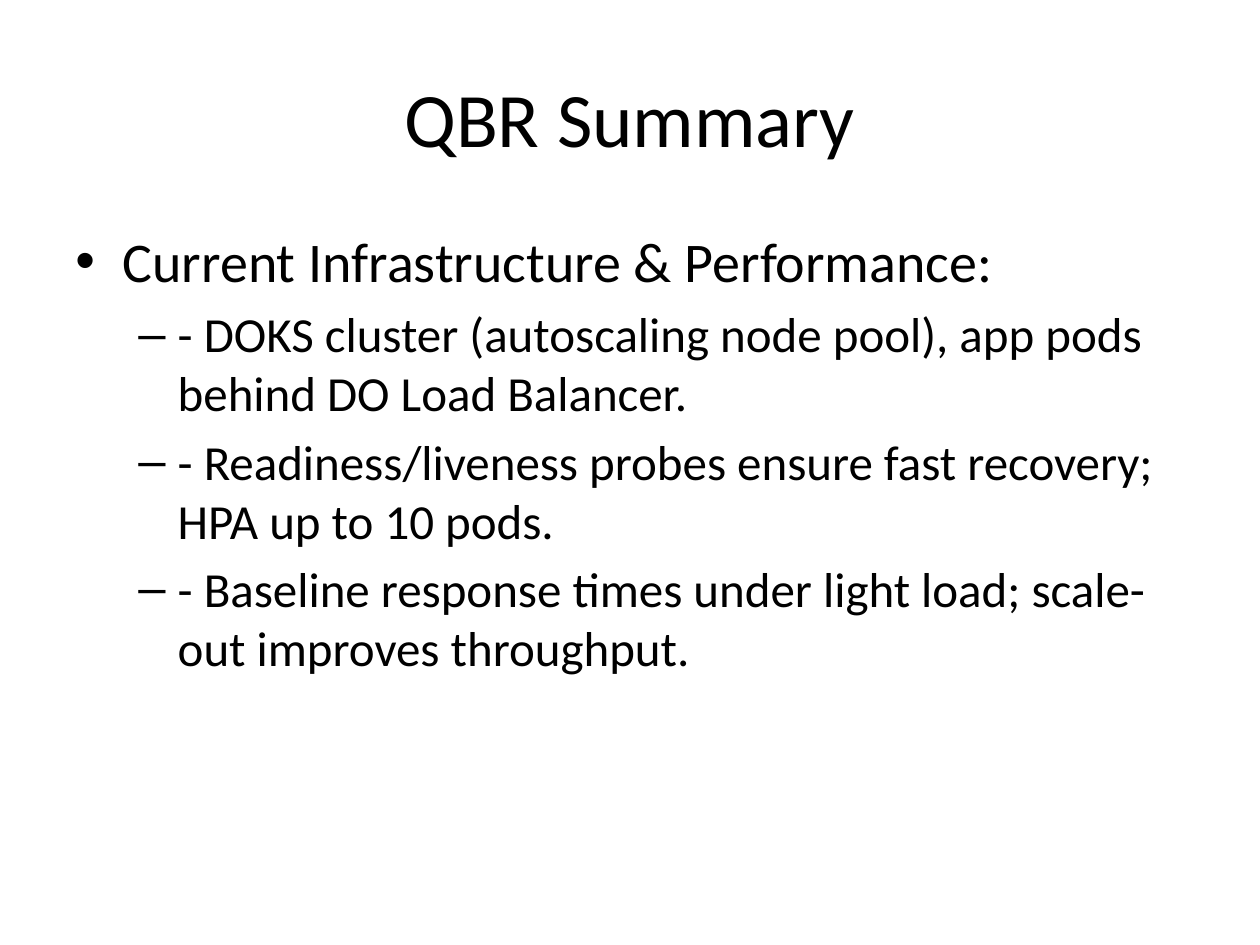
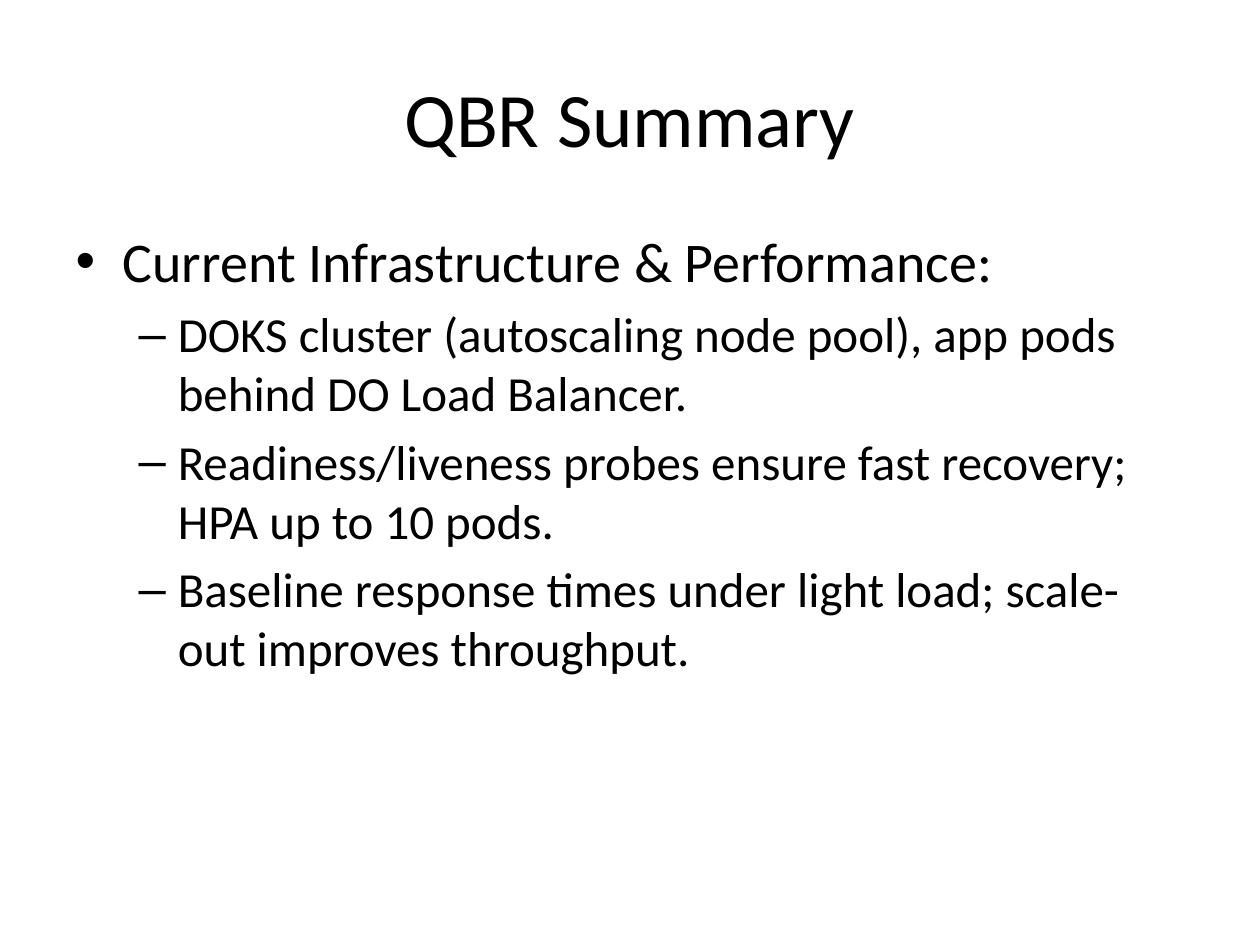
Before and after one commit to qf-devops/do-doks-saas, a slide deck: slide 4 of DOKS-SaaS-Deliverable.pptx. Drawn at 1260x945 pixels with LibreOffice and Linux fonts; fonts in the diff are those of the drawing. Boxes give left, top, right and bottom in pixels: in the first picture for what was removed or moved away, otherwise in the second. Text is boxed around its words. In the diff, an @@ line names an element or a change of style, - is before the commit and + after.

```diff
--- a/DOKS-SaaS-Deliverable.pptx
+++ b/DOKS-SaaS-Deliverable.pptx
@@ text at [178,316,1126,675]: text changed @@
-  – - DOKS cluster (autoscaling node pool), app pods behind DO Load Balancer.
-  – - Readiness/liveness probes ensure fast recovery; HPA up to 10 pods.
-  – - Baseline response times under light load; scale-out improves throughput.
+  – DOKS cluster (autoscaling node pool), app pods behind DO Load Balancer.
+  – Readiness/liveness probes ensure fast recovery; HPA up to 10 pods.
+  – Baseline response times under light load; scale-out improves throughput.
```
Also in this commit, not shown: 3 other slides changed.
